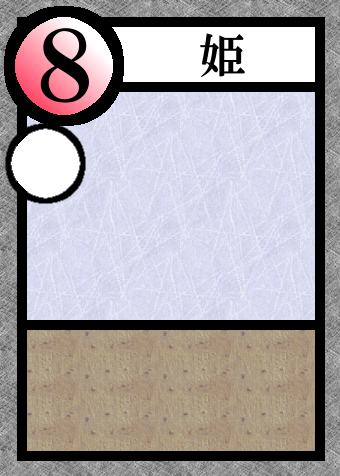
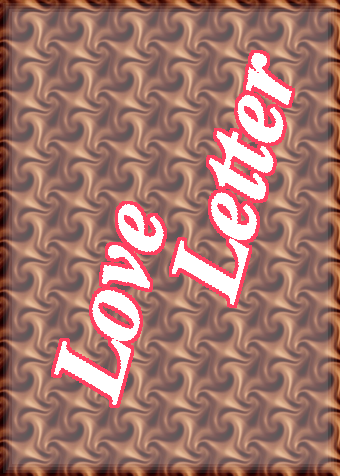
Two versions of the same layered image (340 x 476). Layer-by-layer changes:
added layer "Love ..." above "レイヤー #4" over (x1=51, y1=50, x2=295, y2=408)
added layer "レイヤー #4" (10%) above "レイヤー #3" over (x1=12, y1=12, x2=328, y2=464)
added layer "レイヤー #3" (10%) above "レイヤー #2" over (x1=9, y1=9, x2=331, y2=467)
added layer "レイヤー #2" (10%) above "レイヤー #1" over (x1=6, y1=6, x2=334, y2=470)
added layer "レイヤー #1" (10%) above "レイヤー" over (x1=3, y1=3, x2=337, y2=473)
added layer "レイヤー" above "８" over (x1=0, y1=0, x2=340, y2=476)
